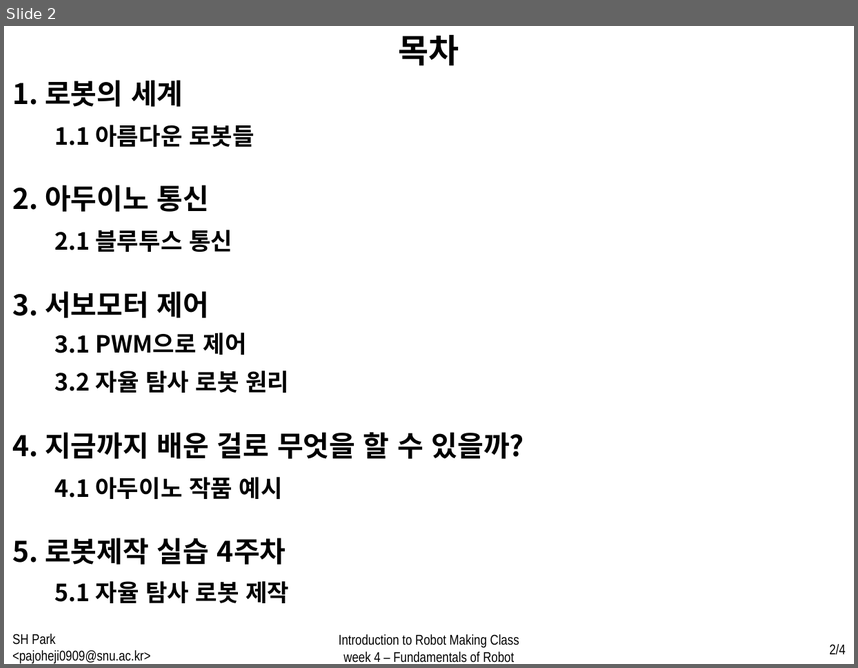
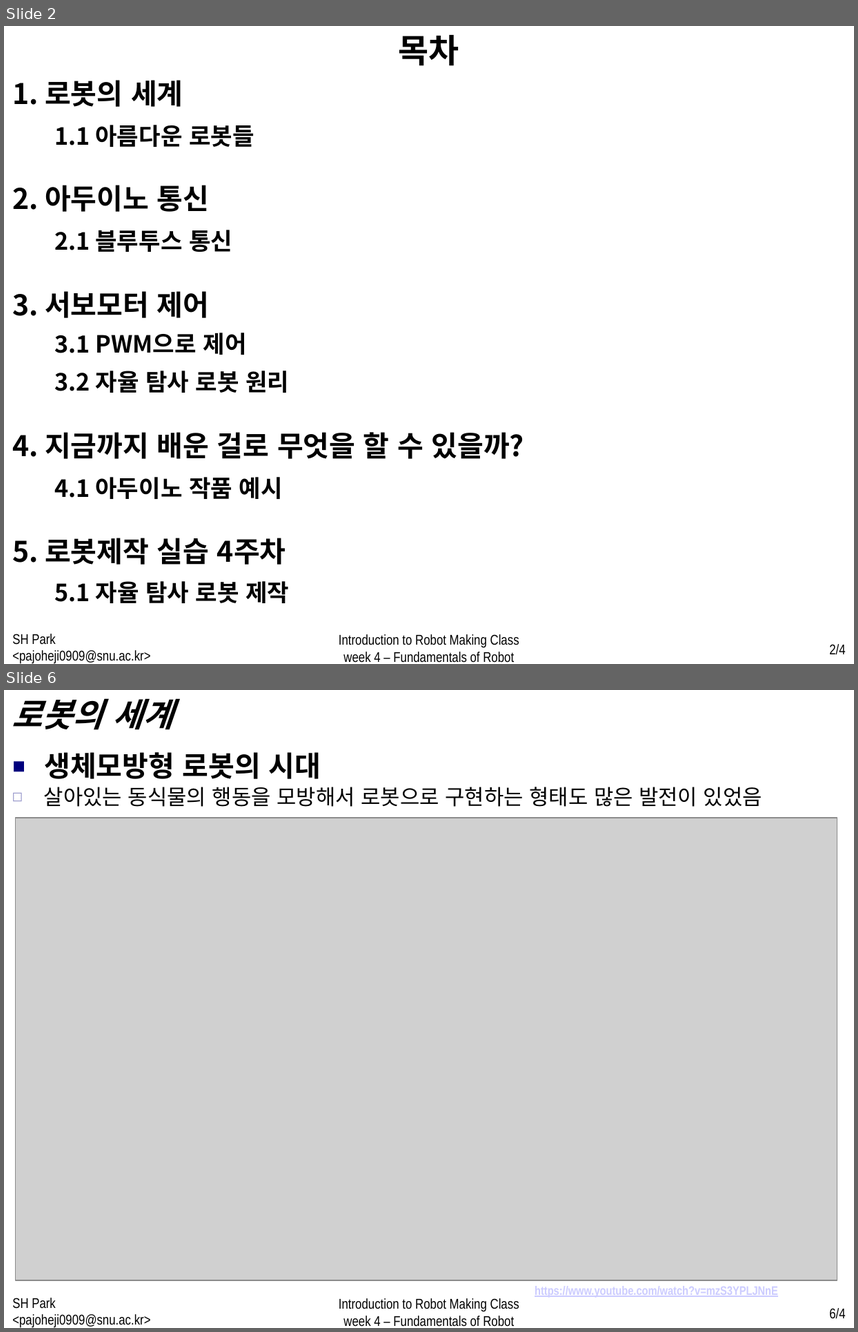
Before and after one commit to WhenTheyCry96/RobotTutorial, a slide deck: PPT/week4.pptx. Shown one above the other, each under a label of ours: slide 2 before the commit, slides 2 and 6 after it; the slides between them are not shown. The pictures are 858x668 and 858x1332 pixels, drawn with LibreOffice and Linux fonts; fonts in the diff are those of the drawing; grey boxes stand for pictures. Boxes give left, top, right and bottom in pixels: in the first picture for what was removed or moved away, otherwise in the second. Text is boxed around its words. In the diff, an @@ line names an element or a change of style, - is before the commit and + after.

```diff
--- a/PPT/week4.pptx
+++ b/PPT/week4.pptx
@@ slide 6 added at [4,690,854,1328], background #FFFFFF @@
@@ text added at [12,699,173,730], 28 pt, text #000000, bold, italic @@
+로봇의 세계
@@ text added at [44,752,321,779], 24 pt, text #000000, bold @@
+■ 생체모방형 로봇의 시대
@@ text added at [44,787,762,807], 18 pt, text #000000 @@
+  ◻ 살아있는 동식물의 행동을 모방해서 로봇으로 구현하는 형태도 많은 발전이 있었음
@@ picture added at [15,818,837,1280] @@
@@ text added at [535,1285,778,1297], 10.5 pt, text #CCCCFF, bold, underline @@
+https://www.youtube.com/watch?v=mzS3YPLJNnE
@@ text added at [12,1297,150,1328], 12 pt, text #000000 @@
+SH Park <pajoheji0909@snu.ac.kr>
@@ text added at [339,1298,519,1326], 12 pt, text #000000 @@
+Introduction to Robot Making Class
+week 4 – Fundamentals of Robot
@@ page number added at [829,1308,845,1319], 12 pt, text #000000 @@
+6/4
```
Also in this commit, not shown: 1 slide changed, 14 other slides added.
